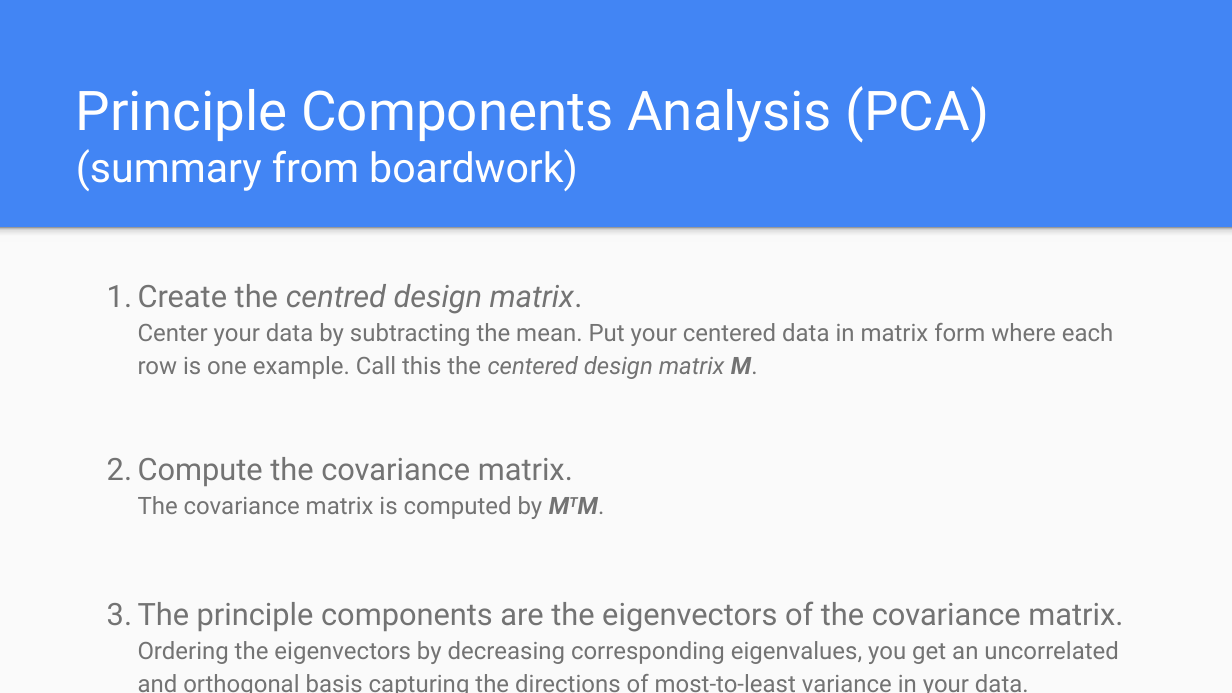
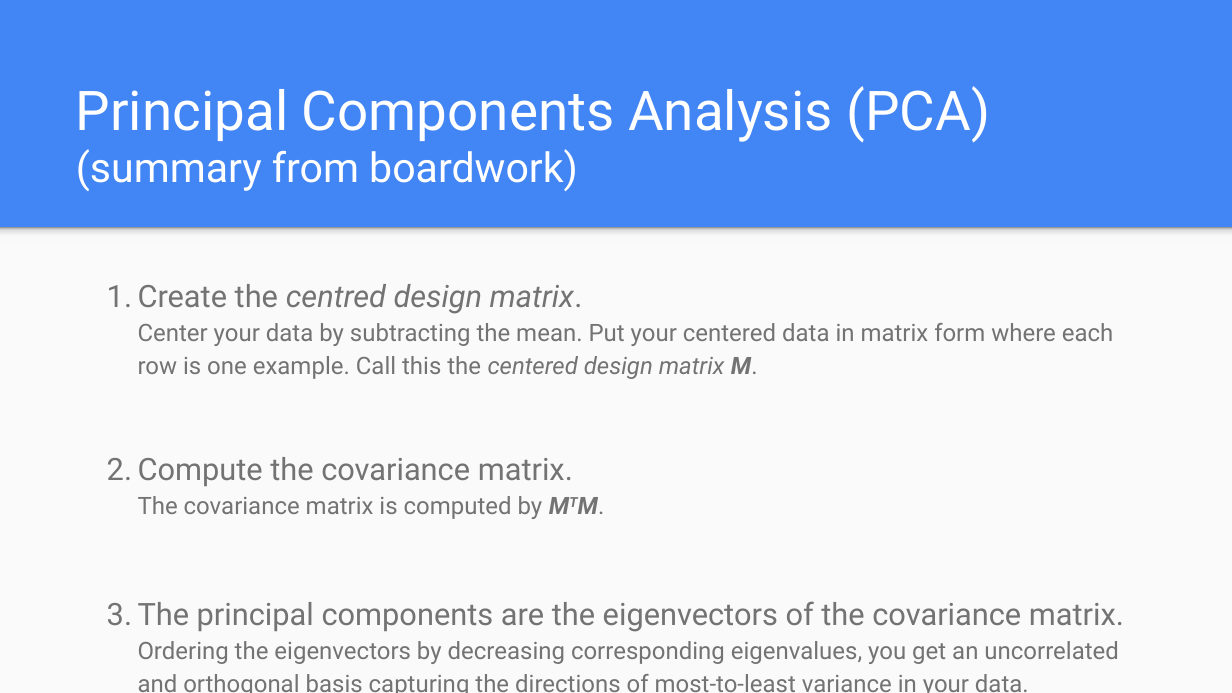
Before and after one commit to wmarshall484/DSI_LECTURES_2, a slide deck: slide 11 of dimensionality-reduction/ryan_henning/Dimensionality Reduction.pptx. Drawn at 1232x693 pixels with LibreOffice and Linux fonts; fonts in the diff are those of the drawing. Boxes give left, top, right and bottom in pixels: in the first picture for what was removed or moved away, otherwise in the second. Text is boxed around its words. In the diff, an @@ line names an element or a change of style, - is before the commit and + after.

```diff
--- a/dimensionality-reduction/ryan_henning/Dimensionality Reduction.pptx
+++ b/dimensionality-reduction/ryan_henning/Dimensionality Reduction.pptx
@@ title at <box>76,86,990,191</box>: text changed @@
-Principle Components Analysis (PCA)
-(summary from boardwork)
+Principal Components Analysis (PCA)
+(summary from boardwork)
@@ text at <box>138,601,1124,693</box>: text changed @@
-3. The principle components are the eigenvectors of the covariance matrix.
-   Ordering the eigenvectors by decreasing corresponding eigenvalues, you get an uncorrelated and orthogonal basis capturing the directions of most-to-least variance in your data.
+3. The principal components are the eigenvectors of the covariance matrix.
+   Ordering the eigenvectors by decreasing corresponding eigenvalues, you get an uncorrelated and orthogonal basis capturing the directions of most-to-least variance in your data.
```
Also in this commit, not shown: 5 other slides changed, 1 slide added, 1 other file.
